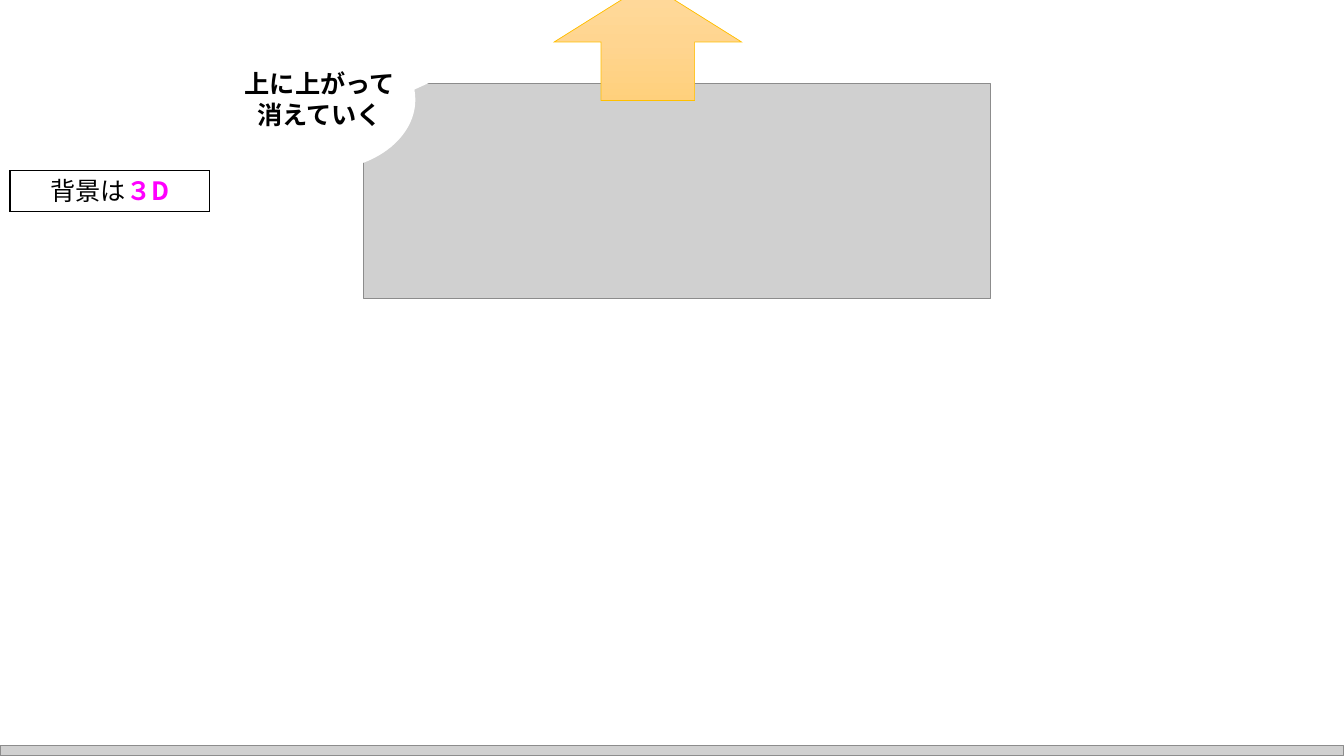
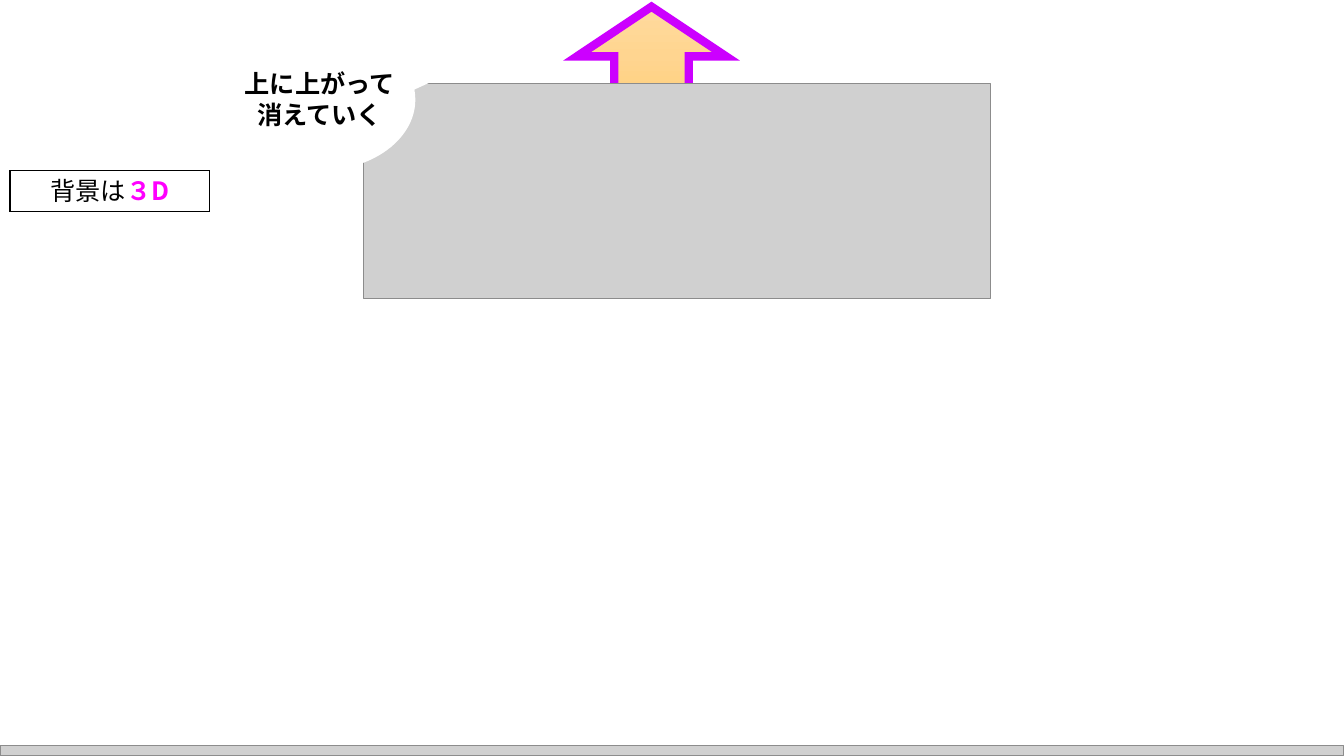
Before and after one commit to MizukiKato0416/sotsugyou_time_kato, a slide deck: slide 35 of 卒業制作_大元タイトル構成.pptx. Drawn at 1344x756 pixels with LibreOffice and Linux fonts; fonts in the diff are those of the drawing; grey boxes stand for pictures; background and template pictures are left out. Boxes give left, top, right and bottom in pixels: in the first picture for what was removed or moved away, otherwise in the second. Text is boxed around its words. In the diff, an @@ line names an element or a change of style, - is before the commit and + after.

```diff
--- a/卒業制作_大元タイトル構成.pptx
+++ b/卒業制作_大元タイトル構成.pptx
@@ up arrow: place and size @@
-up arrow at bbox=[555, 0, 742, 100]
+up arrow at bbox=[577, 7, 726, 107]
@@ up arrow at bbox=[577, 7, 726, 107]: outline #FFC000 0.5 pt to #CC00FF 6 pt @@
```
Also in this commit, not shown: 1 other file.
